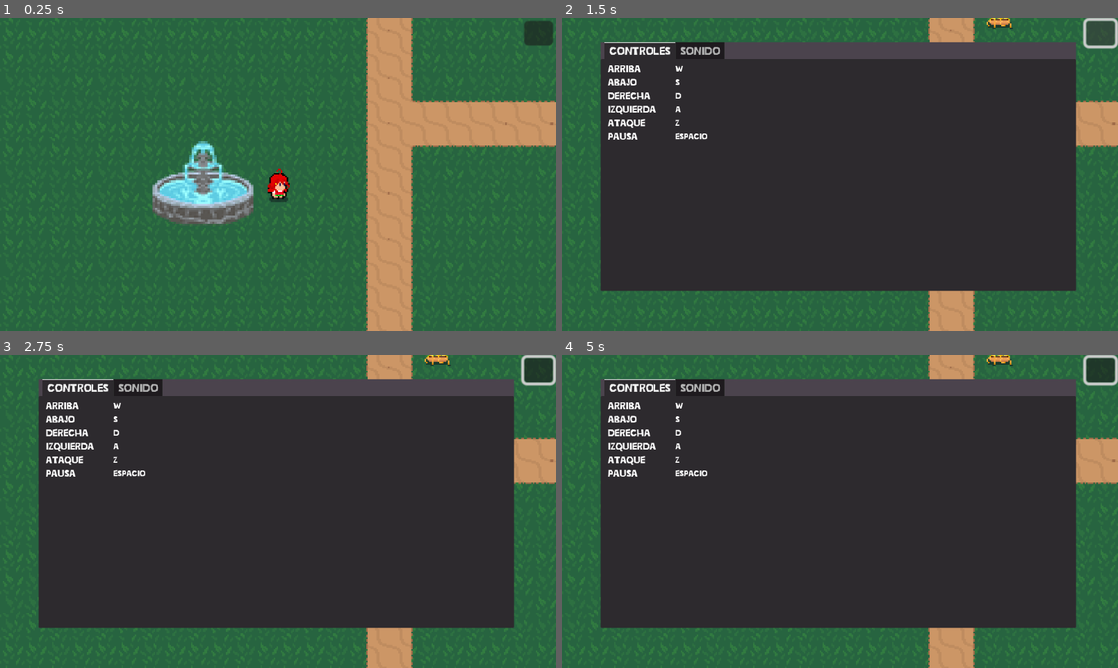
Above: before the commit, frames 1-4 (two rows, left to right).
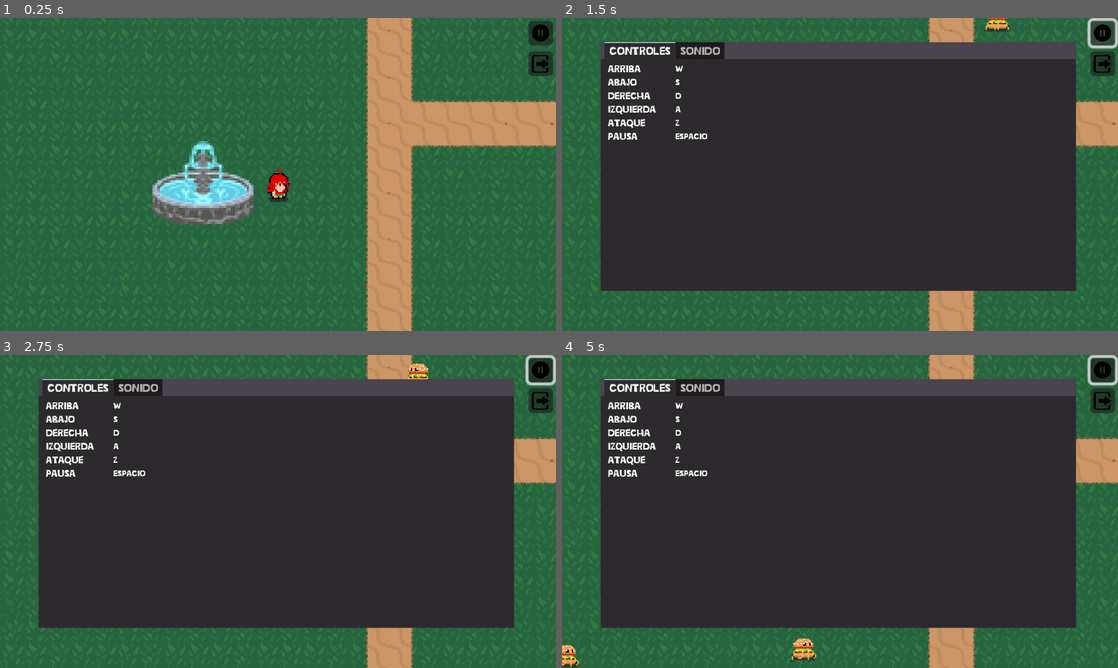
Above: after the commit, the same moments.

Repository: AbrahamReyes08/-
Game: Godot game, scene res://Scenes/MainWorld.tscn
Same seed, same stepped clock (60 frames per second), same inputs: the game is played once before the commit and once after it. This scene is started directly instead of the project's main scene.
Inputs (mouse positions are in pixels of both pictures, inside the frame that each line leads up to):
- Up to frame 1 (0.25 s): no input
- Up to frame 2 (1.5 s): move the mouse to (962, 158) at 0.52 s; click (1101, 33) at 1.25 s
- Up to frame 3 (2.75 s): move the mouse to (166, 527) at 2.02 s
- Up to frame 4 (5 s): move the mouse to (895, 442) at 2.77 s; tap Enter at 3.5 s; move the mouse to (812, 574) at 3.52 s; tap Space (Pause) at 4.25, 4.9 s; move the mouse to (1006, 558) at 4.27 s

The runs differ from the first frame. In frame 1, 0.5% of the frame differs, in the area x 94-100%, y 0-19%; in frame 2, 0.8%; in frame 3, 0.9%; in frame 4, 1.2%, in the area x 0-100%, y 0-100%.

Commit message:
sounds and menus

Diff:
--- a/Scenes/MainWorld.tscn
+++ b/Scenes/MainWorld.tscn
@@ -13,6 +13,8 @@
 [ext_resource type="PackedScene" uid="uid://pyte6dejwilv" path="res://Scenes/pausePopup.tscn" id="11_bljsd"]
 [ext_resource type="AudioStream" uid="uid://3smjlv48x1k1" path="res://Sounds/optime mapa.mp3" id="12_vj42s"]
 [ext_resource type="AudioStream" uid="uid://chi8ianedfwie" path="res://Sounds/loop.mp3" id="13_3owdl"]
+[ext_resource type="Texture2D" uid="uid://dcvphr45xai4y" path="res://imports/pauseIcon.png" id="13_7axqv"]
+[ext_resource type="Texture2D" uid="uid://d1mf410ur836s" path="res://imports/exit icon.png" id="15_a1ev0"]
 
 [sub_resource type="TileSetAtlasSource" id="TileSetAtlasSource_r7jpm"]
 texture = ExtResource("2_sm8oj")
@@ -527,19 +529,22 @@
 
 [node name="ArrowThrower" parent="." instance=ExtResource("10_kphet")]
 
-[node name="Popup2" parent="." instance=ExtResource("11_bljsd")]
-visible = false
-
 [node name="Node" type="Node" parent="."]
 
 [node name="Personaje" parent="." instance=ExtResource("5_cva4f")]
 position = Vector2(578, 325)
 
 [node name="PauseButton" type="Button" parent="Personaje"]
-offset_left = 170.0
+offset_left = 173.0
 offset_top = -106.0
 offset_right = 190.0
 offset_bottom = -89.0
+
+[node name="Salir" type="Button" parent="Personaje"]
+offset_left = 173.333
+offset_top = -85.3333
+offset_right = 190.333
+offset_bottom = -68.3333
 
 [node name="Start" type="AudioStreamPlayer2D" parent="."]
 stream = ExtResource("12_vj42s")
@@ -552,7 +557,20 @@
 autoplay = true
 bus = &"Music"
 
+[node name="PauseIcon" type="Sprite2D" parent="."]
+position = Vector2(759.334, 227.333)
+scale = Vector2(0.0233545, 0.02303)
+texture = ExtResource("13_7axqv")
+
+[node name="ExitIcon" type="Sprite2D" parent="."]
+position = Vector2(759, 248.667)
+scale = Vector2(0.0405077, 0.0341428)
+texture = ExtResource("15_a1ev0")
+
+[node name="Popup2" parent="." instance=ExtResource("11_bljsd")]
+visible = false
+
 [connection signal="child_exiting_tree" from="." to="." method="_on_child_exiting_tree"]
 [connection signal="timeout" from="EnemySpawn" to="." method="_on_enemy_spawn_timeout"]
-[connection signal="visibility_changed" from="Popup2" to="." method="_on_popup_2_visibility_changed"]
 [connection signal="pressed" from="Personaje/PauseButton" to="." method="_on_pause_button_pressed"]
+[connection signal="pressed" from="Personaje/Salir" to="." method="_on_salir_pressed"]
--- a/Scenes/pausePopup.tscn
+++ b/Scenes/pausePopup.tscn
@@ -1,13 +1,13 @@
 [gd_scene load_steps=3 format=3 uid="uid://pyte6dejwilv"]
 
-[ext_resource type="Script" path="res://Scenes/pausePopup.gd" id="1_7kknn"]
+[ext_resource type="Script" path="res://Scripts/pausePopup.gd" id="1_cldcr"]
 [ext_resource type="FontFile" uid="uid://c0c4myavfhko0" path="res://Fonts/ZeroCool.otf" id="1_l28oo"]
 
 [node name="Popup" type="Popup"]
 position = Vector2i(80, 50)
 size = Vector2i(985, 515)
 visible = true
-script = ExtResource("1_7kknn")
+script = ExtResource("1_cldcr")
 
 [node name="ColorRect" type="ColorRect" parent="."]
 offset_left = -0.5
@@ -125,6 +125,7 @@
 theme_override_fonts/font = ExtResource("1_l28oo")
 
 [node name="GridContainer" type="GridContainer" parent="TabContainer/Sonido"]
+layout_mode = 0
 offset_left = 15.0
 offset_top = 8.0
 offset_right = 379.0
@@ -166,6 +167,7 @@
 step = 0.01
 
 [node name="HSlider2" type="HSlider" parent="TabContainer/Sonido"]
+layout_mode = 0
 offset_left = 400.0
 offset_top = 71.0
 offset_right = 959.0
--- a/Scenes/popupSettings.tscn
+++ b/Scenes/popupSettings.tscn
@@ -38,7 +38,6 @@
 theme_override_fonts/font = ExtResource("1_e6bkd")
 
 [node name="Video" type="TabBar" parent="SettingsTabs"]
-visible = false
 layout_mode = 2
 
 [node name="MarginContainer" type="MarginContainer" parent="SettingsTabs/Video"]
@@ -99,6 +98,7 @@
 value = 0.01
 
 [node name="Audio" type="TabBar" parent="SettingsTabs"]
+visible = false
 layout_mode = 2
 
 [node name="MarginContainer" type="MarginContainer" parent="SettingsTabs/Audio"]
--- a/Scripts/MainWorld.gd
+++ b/Scripts/MainWorld.gd
@@ -54,6 +54,12 @@
 
 func _on_popup_2_visibility_changed():
 	if $Popup2.visible==true:
-		get_tree().paused = true
+		get_tree().paused =  true
 	else:
 		get_tree().paused=false
+
+
+
+
+func _on_salir_pressed():
+	get_tree().change_scene_to_file("res://Scenes/menu.tscn")
Not shown: 1 places in Scenes/MainWorld.tscn that only renumber resources
Renamed: Scenes/pausePopup.gd -> Scripts/pausePopup.gd
Binary file removed: hambSprite.png
Binary file added: imports/exit icon.png
Not shown, added: imports/exit icon.png.import
Binary file added: imports/exit-removebg-preview.png
Not shown, added: imports/exit-removebg-preview.png.import
Binary file added: imports/pauseIcon.png
Not shown, changed: imports/pauseIcon.png.import
